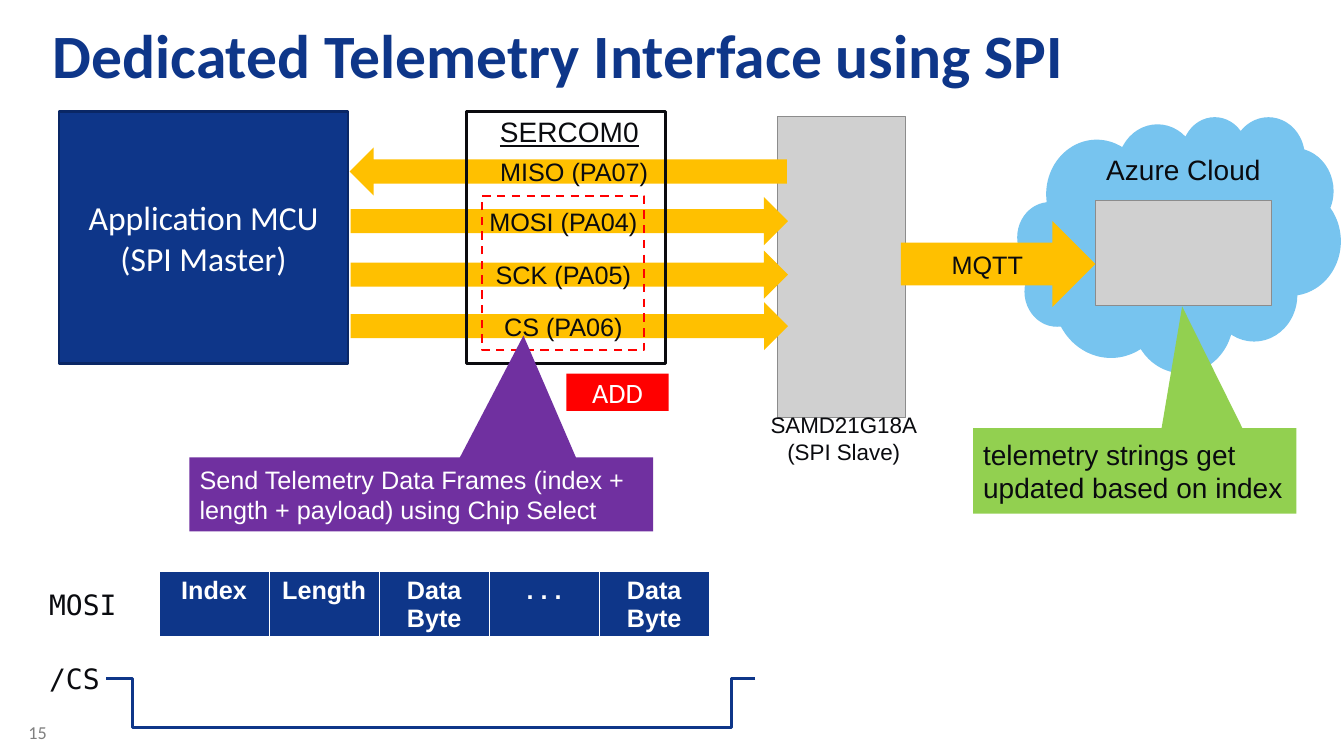
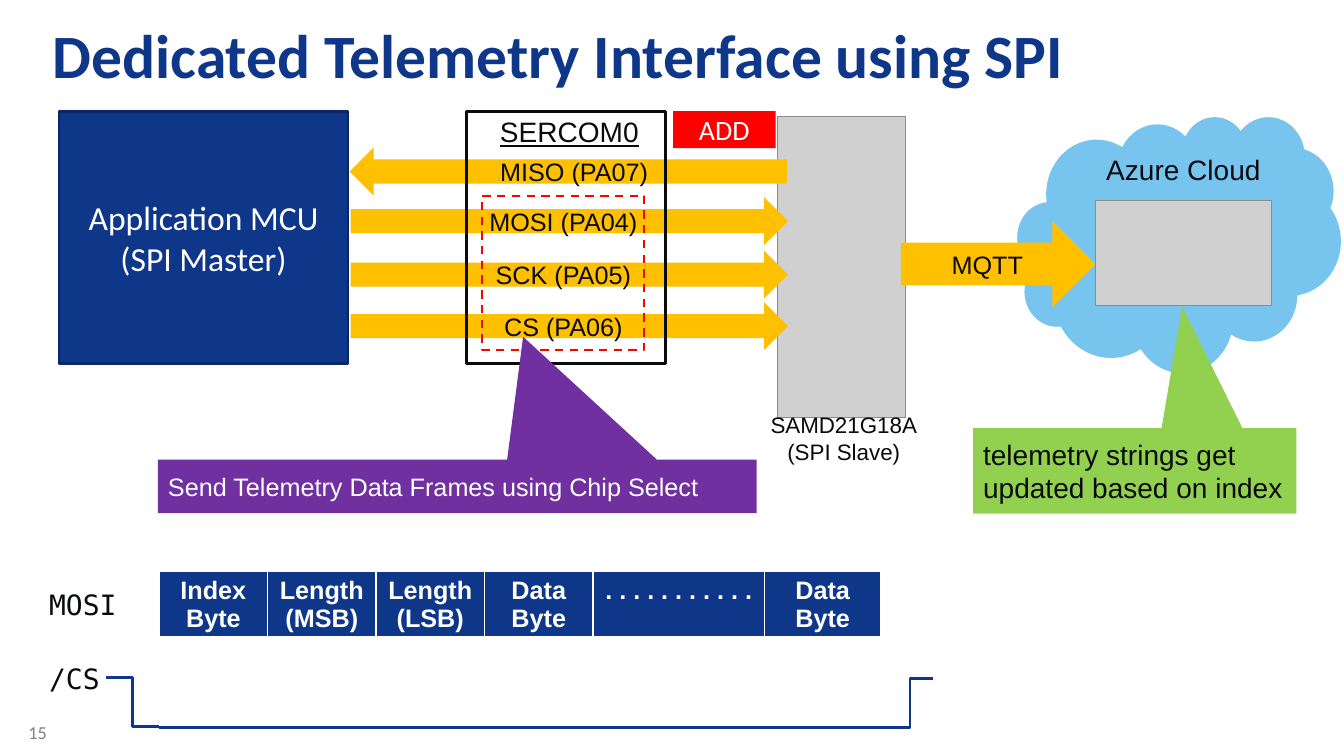
Before and after one commit to daisukeiot/Microchip-SAM-IoT-Wx-1, a slide deck: slide 15 of AO-Smith-MSFT-MCHP-r6.pptx. Drawn at 1344x756 pixels with LibreOffice and Linux fonts; fonts in the diff are those of the drawing; grey boxes stand for pictures; background and template pictures are left out. Boxes give left, top, right and bottom in pixels: in the first picture for what was removed or moved away, otherwise in the second. Text is boxed around its words. In the diff, an @@ line names an element or a change of style, - is before the commit and + after.

```diff
--- a/AO-Smith-MSFT-MCHP-r6.pptx
+++ b/AO-Smith-MSFT-MCHP-r6.pptx
@@ rectangle "ADD": place and size @@
-rectangle "ADD" at (567, 374, 669, 411)
+rectangle "ADD" at (674, 111, 776, 148)
@@ speech box "Send Telemetry Data Frames using ...": place and size @@
-speech box "Send Telemetry Data Frames using ..." at (190, 458, 653, 531)
+speech box "Send Telemetry Data Frames using ..." at (158, 460, 757, 513)
@@ speech box "Send Telemetry Data Frames using ..." at (158, 460, 757, 513): proportions changed @@
@@ text in speech box at (168, 477, 698, 502): text changed @@
-Send Telemetry Data Frames (index + length + payload) using Chip Select
+Send Telemetry Data Frames using Chip Select
@@ table at (159, 572, 882, 642) @@
-column 1: Index
-column 2: Length
+column 1: Index / Byte
+column 2: Length / (MSB)
+column 3: Length / (LSB)
-column 5, row 1: . . .
+column 5, row 1: . . . . . . . . . . .
@@ table: place and size @@
-table at (159, 572, 709, 642)
+table at (159, 572, 882, 642)
@@ elbow line moved from (755, 679) - (704, 728) to (934, 679) - (882, 728) @@
@@ line moved from (159, 728) - (704, 728) to (159, 728) - (888, 728) @@
```
Also in this commit, not shown: 2 other slides changed.
